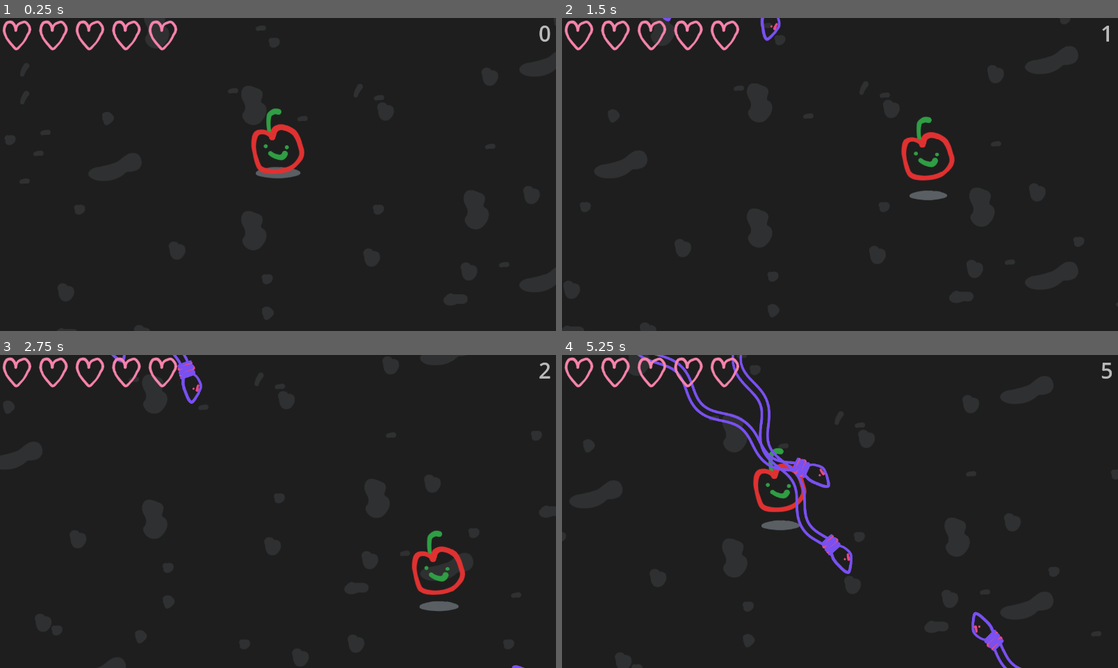
Above: before the commit, frames 1-4 (two rows, left to right).
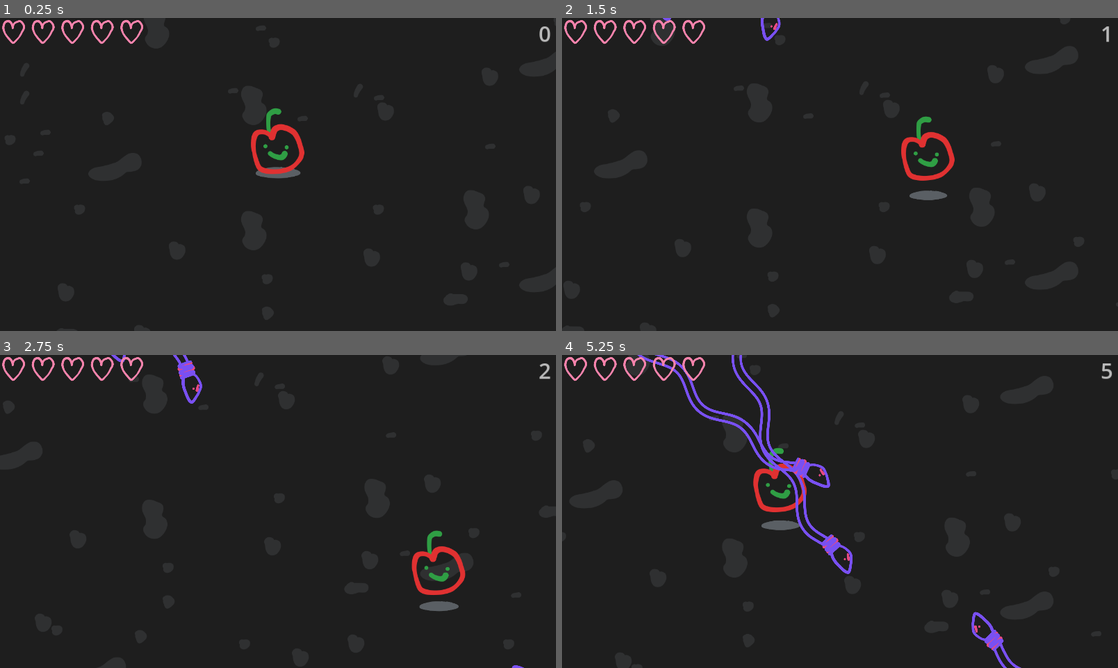
Above: after the commit, the same moments.

Repository: CactiChameleon9/GMTK-2023
Game: Godot game, scene res://Scenes/Main.tscn
Two runs of this game, one before a commit and one after it. Both use one fixed random seed, a clock stepped at 60 frames per second and the inputs below.
Inputs:
- Up to frame 1 (0.25 s): no input
- Up to frame 2 (1.5 s): tap Enter at 0.5 s; hold Right (ui_right) 0.53-1.28 s; hold Down (ui_down) from 1.28 s (still down)
- Up to frame 3 (2.75 s): release Down (ui_down) at 2.03 s; hold Right (ui_right) from 2.03 s (still down)
- Up to frame 4 (5.25 s): release Right (ui_right) at 2.78 s; hold Up (ui_up) 2.78-3.53 s; hold Left (ui_left) 3.53-5.03 s; hold Down (ui_down) from 5.03 s (still down)

The runs differ from the first frame. In frame 1, 1.2% of the frame differs, in the area x 0-99%, y 0-50%; in frame 2, 1.3%; in frame 3, 1.3%; in frame 4, 1.6%, in the area x 0-99%, y 0-100%.

Commit message:
Tweak a few small things

Diff:
--- a/Nodes/Character.tscn
+++ b/Nodes/Character.tscn
@@ -1,9 +1,8 @@
-[gd_scene load_steps=6 format=3 uid="uid://cqq1jkvlj40eq"]
+[gd_scene load_steps=5 format=3 uid="uid://cqq1jkvlj40eq"]
 
 [ext_resource type="Texture2D" uid="uid://b7dip4x18f5h2" path="res://Assets/Apple.svg" id="1_l1exi"]
 [ext_resource type="Script" path="res://Nodes/Character.gd" id="1_nca3p"]
 [ext_resource type="Texture2D" uid="uid://cve2uvf85obbb" path="res://Assets/Shadow.svg" id="2_qjkah"]
-[ext_resource type="Material" uid="uid://bxy4tee7o1m3q" path="res://Assets/PixelExplode.tres" id="3_1odpm"]
 
 [sub_resource type="CapsuleShape2D" id="CapsuleShape2D_3skis"]
 radius = 44.0
@@ -25,6 +24,5 @@
 texture = ExtResource("2_qjkah")
 
 [node name="Apple" type="Sprite2D" parent="."]
-material = ExtResource("3_1odpm")
 position = Vector2(-1, -76)
 texture = ExtResource("1_l1exi")
--- a/Scenes/Main.tscn
+++ b/Scenes/Main.tscn
@@ -107,7 +107,7 @@
 [node name="LivesHBox" type="HBoxContainer" parent="UICanvasLayer/UI"]
 layout_mode = 0
 offset_right = 332.0
-offset_bottom = 80.0
+offset_bottom = 64.0
 script = ExtResource("4_rq326")
 
 [node name="ExampleHeart" type="TextureRect" parent="UICanvasLayer/UI/LivesHBox"]
--- a/project.godot
+++ b/project.godot
@@ -21,6 +21,7 @@
 
 window/size/viewport_width=1280
 window/size/viewport_height=720
+window/stretch/mode="canvas_items"
 
 [rendering]
 
